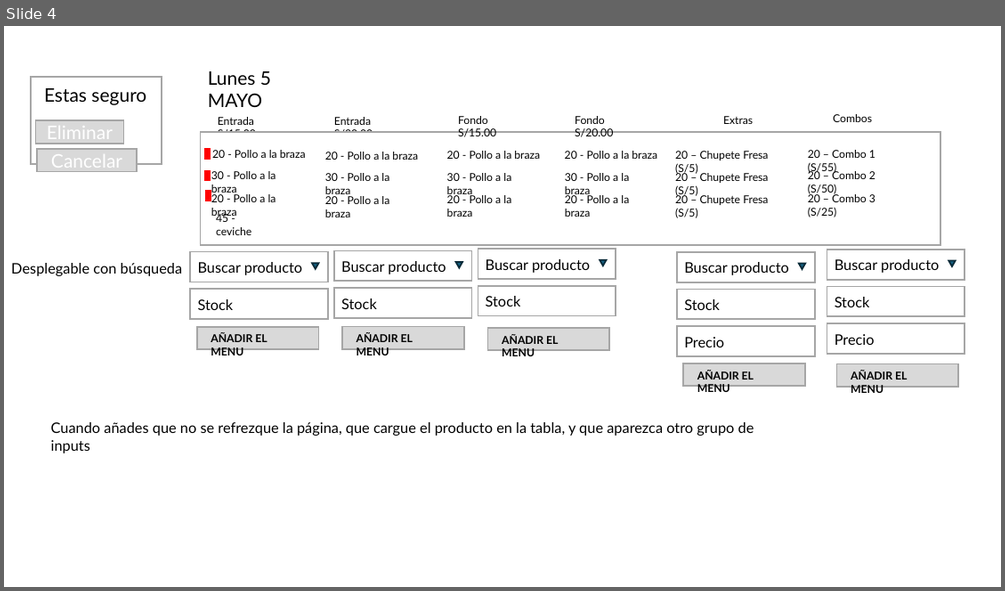
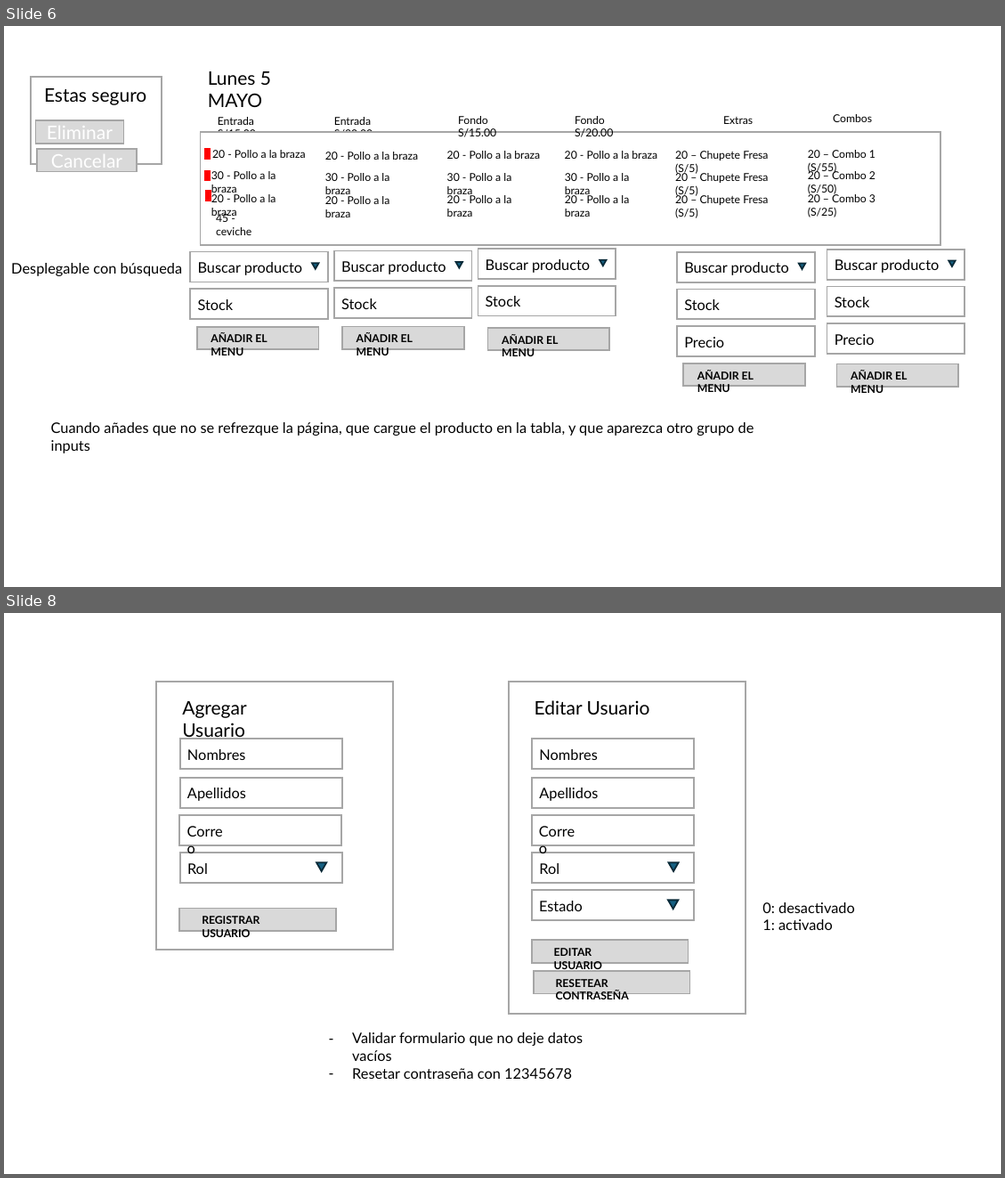
Before and after one commit to tinqsoftware/estacion90, a slide deck: estacion90.pptx. Shown one above the other, each under a label of ours: slide 4 before the commit, slides 6 and 8 after it; the slides between them are not shown. The pictures are 1005x591 and 1005x1178 pixels, drawn with LibreOffice and Linux fonts; fonts in the diff are those of the drawing. Boxes give left, top, right and bottom in pixels: in the first picture for what was removed or moved away, otherwise in the second. Text is boxed around its words. In the diff, an @@ line names an element or a change of style, - is before the commit and + after.

```diff
--- a/estacion90.pptx
+++ b/estacion90.pptx
@@ slide 8 added at <box>4,613,1001,1174</box>, background #FFFFFF @@
@@ rectangle added at <box>156,681,394,949</box>, fill #FFFFFF, outline #A6A6A6 1.5 pt @@
@@ rectangle added at <box>509,681,745,1013</box>, fill #FFFFFF, outline #A6A6A6 1.5 pt @@
@@ text added at <box>182,701,246,739</box>, 18 pt, text #000000 @@
+Agregar Usuario
@@ text added at <box>534,700,650,714</box>, 18 pt, text #000000 @@
+Editar Usuario
@@ rectangle added at <box>179,738,342,769</box>, fill #FFFFFF, outline #A6A6A6 1.5 pt @@
@@ rectangle added at <box>532,738,695,769</box>, fill #FFFFFF, outline #A6A6A6 1.5 pt @@
@@ text added at <box>187,749,245,760</box>, 14 pt, text #000000 @@
+Nombres
@@ text added at <box>539,749,597,760</box>, 14 pt, text #000000 @@
+Nombres
@@ rectangle added at <box>179,778,342,807</box>, fill #FFFFFF, outline #A6A6A6 1.5 pt @@
@@ text added at <box>187,787,246,801</box>, 14 pt, text #000000 @@
+Apellidos
@@ rectangle added at <box>532,778,695,807</box>, fill #FFFFFF, outline #A6A6A6 1.5 pt @@
@@ text added at <box>539,787,598,801</box>, 14 pt, text #000000 @@
+Apellidos
@@ rectangle added at <box>179,815,342,844</box>, fill #FFFFFF, outline #A6A6A6 1.5 pt @@
@@ text added at <box>179,818,239,844</box>, 14 pt, text #000000 @@
+Correo
@@ rectangle added at <box>532,815,695,844</box>, fill #FFFFFF, outline #A6A6A6 1.5 pt @@
@@ text added at <box>532,818,591,844</box>, 14 pt, text #000000 @@
+Correo
@@ rectangle added at <box>179,852,342,882</box>, fill #FFFFFF, outline #A6A6A6 1.5 pt @@
@@ rectangle added at <box>532,852,695,882</box>, fill #FFFFFF, outline #A6A6A6 1.5 pt @@
@@ text added at <box>187,863,208,874</box>, 14 pt, text #000000 @@
+Rol
@@ triangle added at <box>316,863,326,872</box>, fill #156082, outline #092A39 1.5 pt @@
@@ text added at <box>539,863,559,874</box>, 14 pt, text #000000 @@
+Rol
@@ triangle added at <box>669,863,679,872</box>, fill #156082, outline #092A39 1.5 pt @@
@@ rectangle added at <box>532,891,695,920</box>, fill #FFFFFF, outline #A6A6A6 1.5 pt @@
@@ text added at <box>539,900,582,911</box>, 14 pt, text #000000 @@
+Estado
@@ triangle added at <box>668,900,678,909</box>, fill #156082, outline #092A39 1.5 pt @@
@@ text added at <box>762,902,855,930</box>, 14 pt, text #000000 @@
+0: desactivado
+1: activado
@@ rectangle added at <box>179,908,336,931</box>, fill #D9D9D9, outline #A6A6A6 1.5 pt @@
@@ text added at <box>202,916,259,937</box>, 10.5 pt, text #000000, bold @@
+REGISTRAR USUARIO
@@ rectangle added at <box>532,940,688,962</box>, fill #D9D9D9, outline #A6A6A6 1.5 pt @@
@@ text added at <box>554,948,602,970</box>, 10.5 pt, text #000000, bold @@
+EDITAR USUARIO
@@ rectangle added at <box>534,971,689,994</box>, fill #D9D9D9, outline #A6A6A6 1.5 pt @@
@@ text added at <box>556,979,629,999</box>, 10.5 pt, text #000000, bold @@
+RESETEAR CONTRASEÑA
@@ text added at <box>352,1032,582,1078</box>, 14 pt, text #000000 @@
+– Validar formulario que no deje datos vacíos
+– Resetar contraseña con 12345678
@@ what was slide 4 is now slide 6 @@
```
Also in this commit, not shown: 1 slide changed, 4 other slides added, 5 other files.
